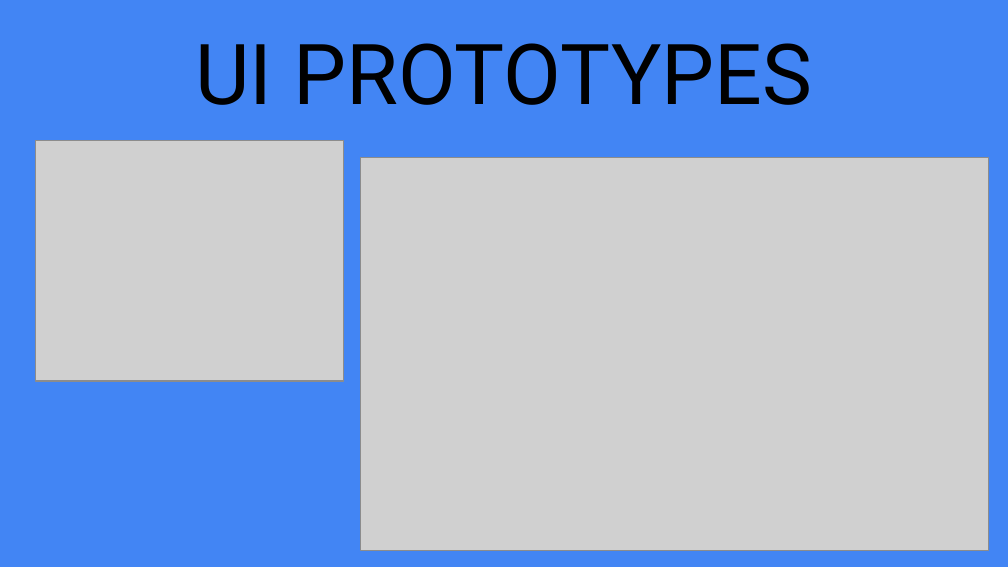
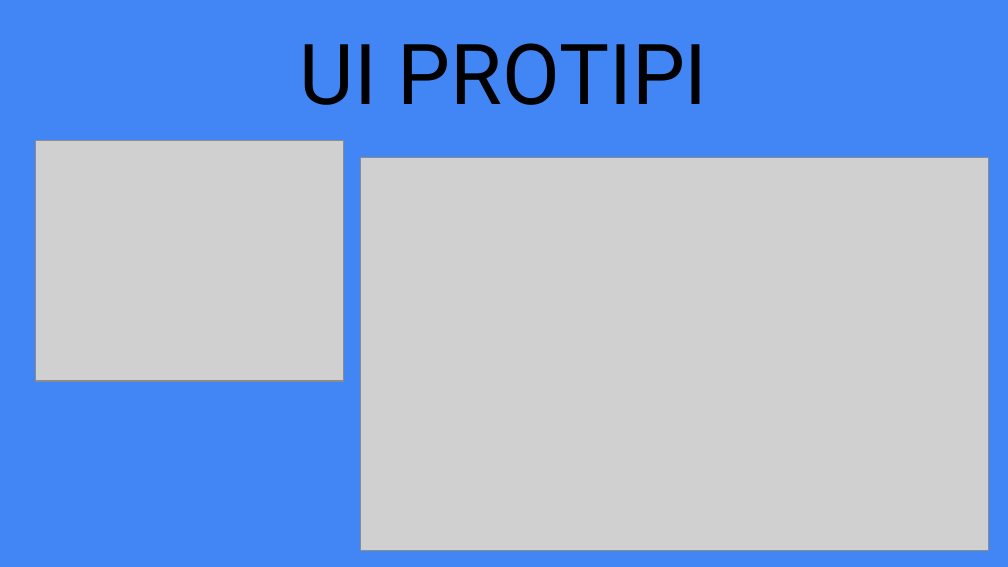
Before and after one commit to ebabic1/OOAD-G6-FAAME, a slide deck: slide 11 of Prezentacija/Prezentacija.pptx. Drawn at 1008x567 pixels with LibreOffice and Linux fonts; fonts in the diff are those of the drawing; grey boxes stand for pictures. Boxes give left, top, right and bottom in pixels: in the first picture for what was removed or moved away, otherwise in the second. Text is boxed around its words. In the diff, an @@ line names an element or a change of style, - is before the commit and + after.

```diff
--- a/Prezentacija/Prezentacija.pptx
+++ b/Prezentacija/Prezentacija.pptx
@@ title at [300,43,708,105]: text changed @@
-UI PROTOTYPES
+UI PROTIPI
```
Also in this commit, not shown: 12 other slides changed, 2 slides added.
